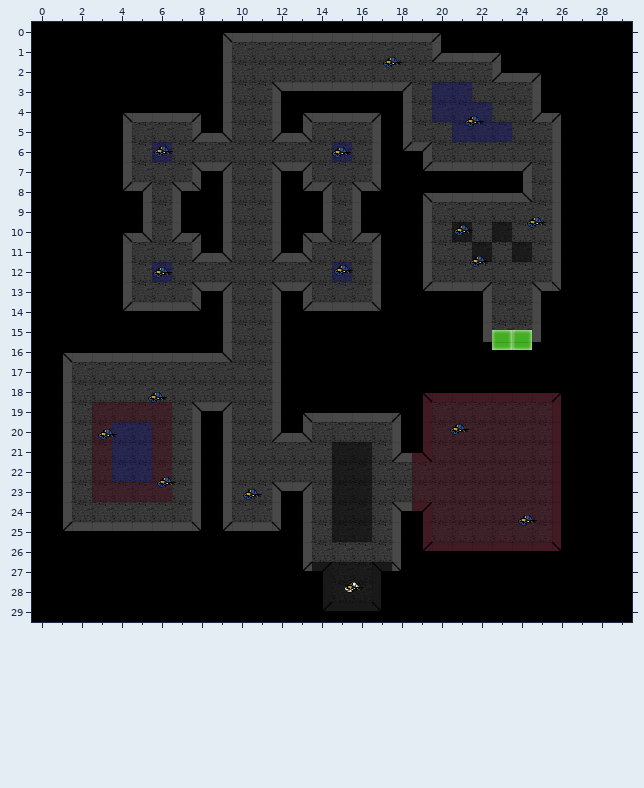
Tiled map (JSON): kitsch/res/maps/bloodshedin.json. The picture above is the old version.
Cells are 32x32 px. Shown: x 0..29, y 0..29.
Now the later version:
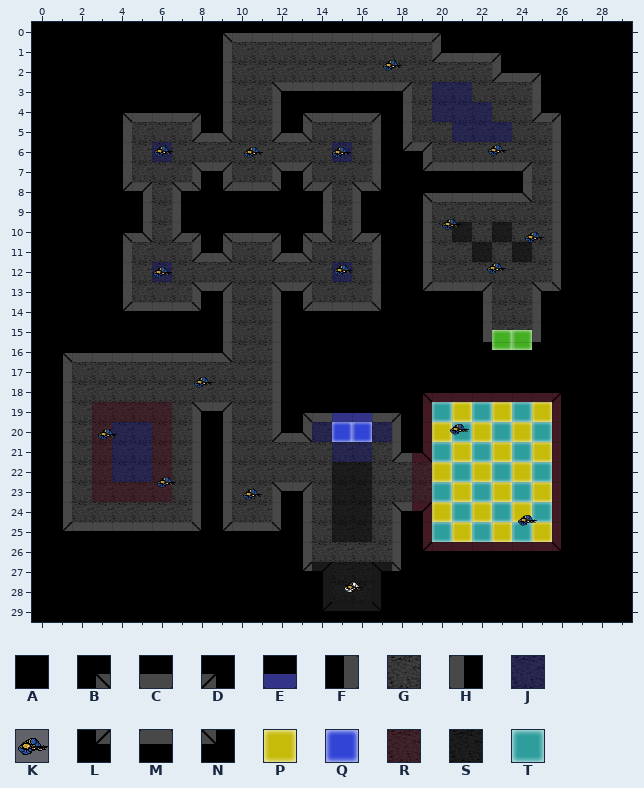
Key: from "tileset": A 0, B 1, C 2, D 3, E 6, F 9, G 10, H 11, J 14, K 16, L 17, M 18, N 19, P 20, Q 40, R 42, S 46, T 52.
_ is an empty cell.
Objects are placed by their top-left corner, in cells (3,4 is the top-left corner of cell 3,4); size is 1x1 cell unless given.
Edits made:
Layer "background":
y 8: x 9..12 FGGH -> LMMN
y 9: x 9..12 FGGH -> AAAA
y 10: x 9..12 FGGH -> BCCD
y 19: x 15..16 CC -> EE; x 20..25 RRRRRR -> TPTPTP
y 20: x 14..17 GGGG -> JQQJ; x 20..25 RRRRRR -> PTPTPT
y 21: x 15..16 SS -> JJ; x 20..25 RRRRRR -> TPTPTP
y 22: x 20..25 RRRRRR -> PTPTPT
y 23: x 20..25 RRRRRR -> TPTPTP
y 24: x 20..25 RRRRRR -> PTPTPT
y 25: x 20..25 RRRRRR -> TPTPTP
Layer "objects":
changed: K "enemy12" at 21.6,4.4 -> K "enemy12" at 22.8,5.9
changed: K "enemy14" at 21.1,9.9 -> K "enemy14" at 20.5,9.6
changed: K "enemy15" at 24.7,9.5 -> K "enemy15" at 24.6,10.2
changed: K "enemy13" at 21.9,11.4 -> K "enemy13" at 22.7,11.8
changed: K "enemy4" at 5.8,18.3 -> K "enemy4" at 8.1,17.5
added: K "enemy16" at 10.5,6
